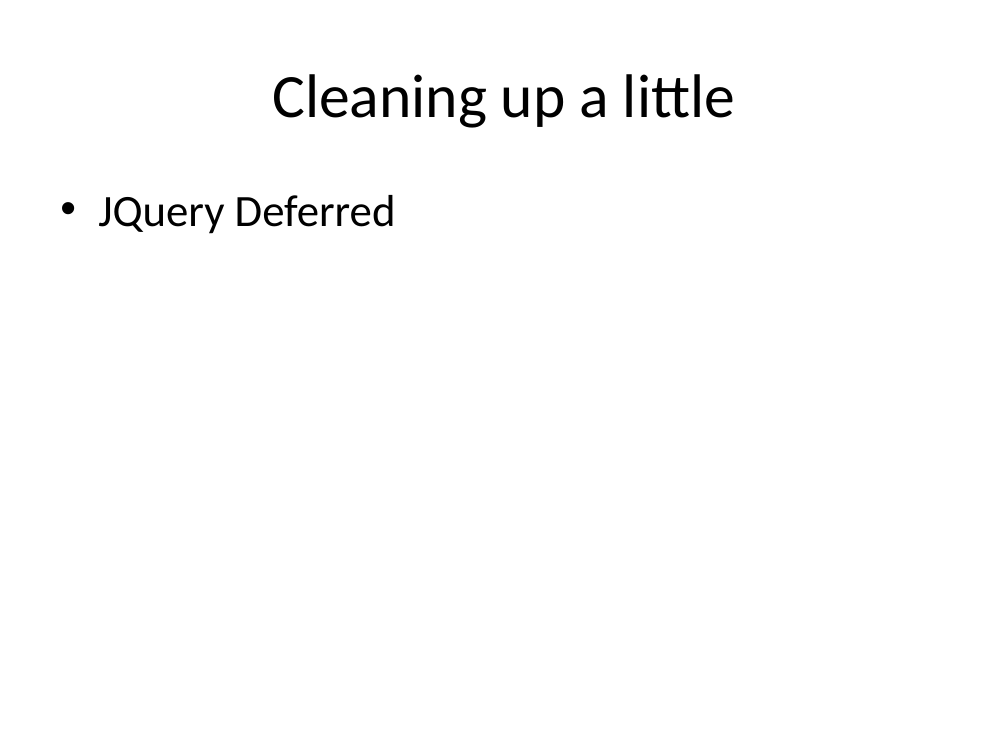
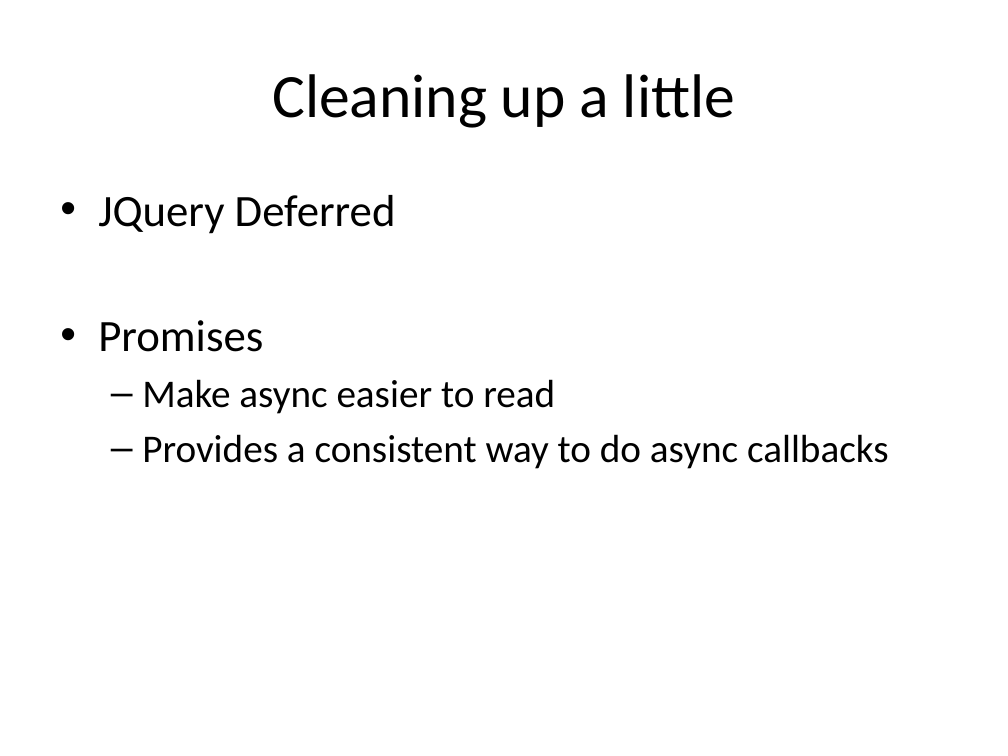
Before and after one commit to chadmichel/IndexedDB_And_Random_Presentation, a slide deck: slide 21 of IndexedDB_And_Random.pptx. Drawn at 1008x756 pixels with LibreOffice and Linux fonts; fonts in the diff are those of the drawing. Boxes give left, top, right and bottom in pixels: in the first picture for what was removed or moved away, otherwise in the second. Text is boxed around its words. In the diff, an @@ line names an element or a change of style, - is before the commit and + after.

```diff
--- a/IndexedDB_And_Random.pptx
+++ b/IndexedDB_And_Random.pptx
@@ text at box(98, 320, 889, 469): paragraphs added @@
+• Promises
+  – Make async easier to read
+  – Provides a consistent way to do async callbacks
```
Also in this commit, not shown: 1 other slide changed, 2 other files.
